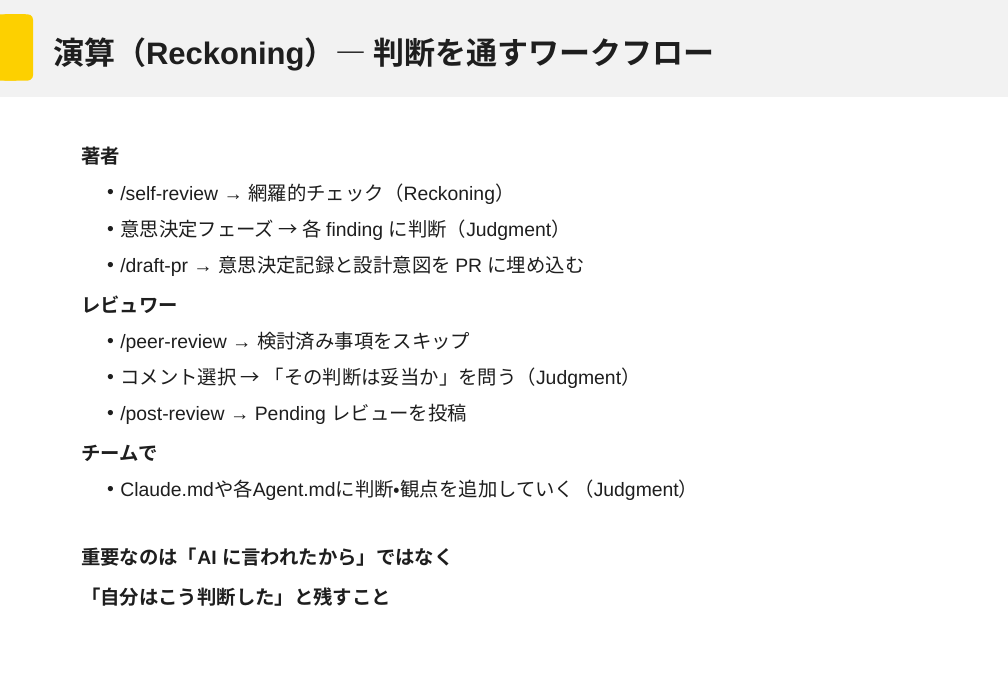
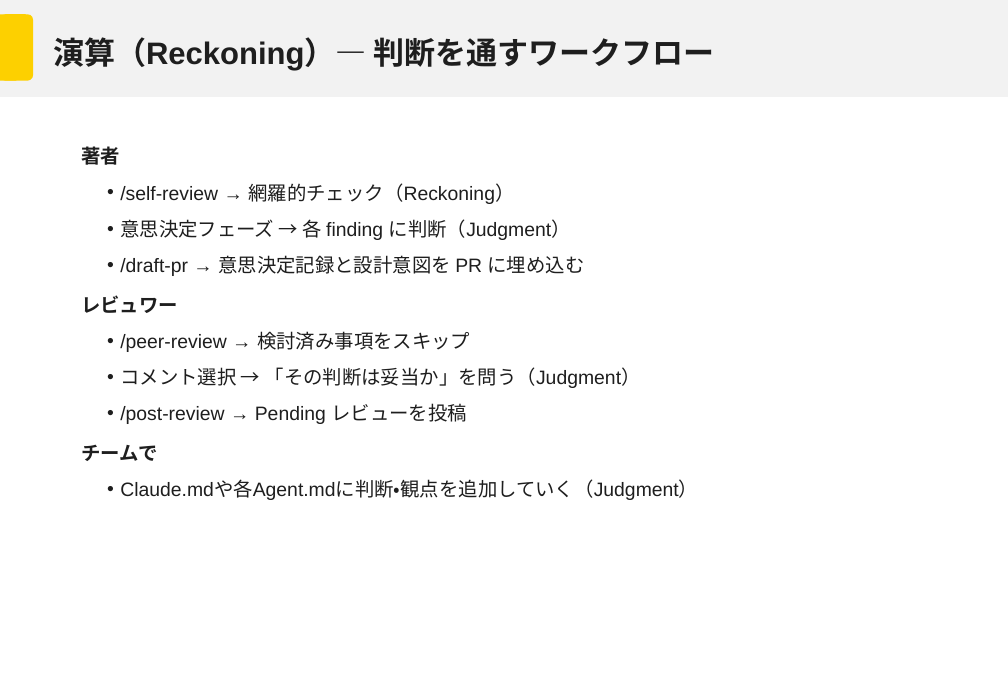
Before and after one commit to Mori-Taiki/Presentation, a slide deck: slide 26 of TechMeeting202604/techmeeting20260406.pptx (slide 21 before the commit). Drawn at 1008x698 pixels with LibreOffice and Linux fonts; fonts in the diff are those of the drawing; background and template pictures are left out. Boxes give left, top, right and bottom in pixels: in the first picture for what was removed or moved away, otherwise in the second. Text is boxed around its words. In the diff, an @@ line names an element or a change of style, - is before the commit and + after.

Commit message:
紹介まではできてきた

```diff
--- a/TechMeeting202604/techmeeting20260406.pptx
+++ b/TechMeeting202604/techmeeting20260406.pptx
@@ text at (81, 547, 454, 606): paragraphs removed @@
-重要なのは「AI に言われたから」ではなく
-「自分はこう判断した」と残すこと
```
Also in this commit, not shown: 21 other slides changed, 3 slides added, 1 slide removed.
